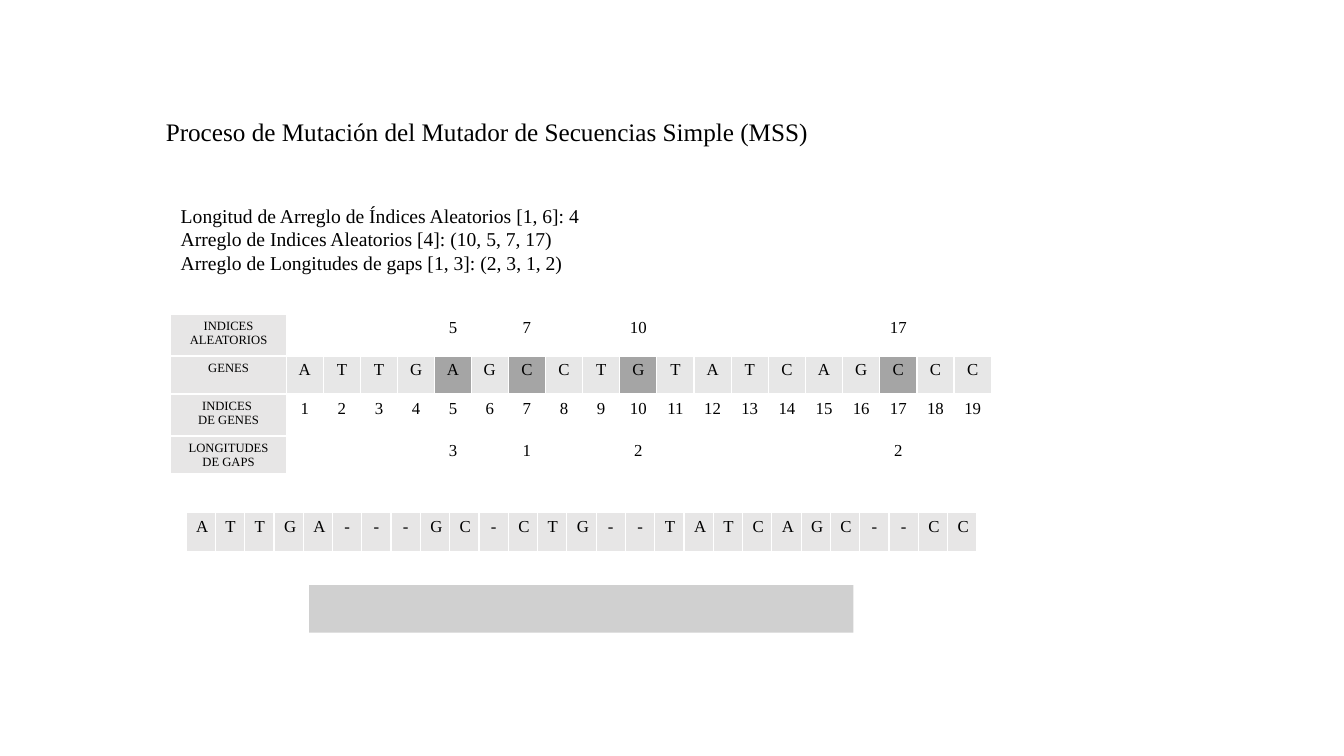
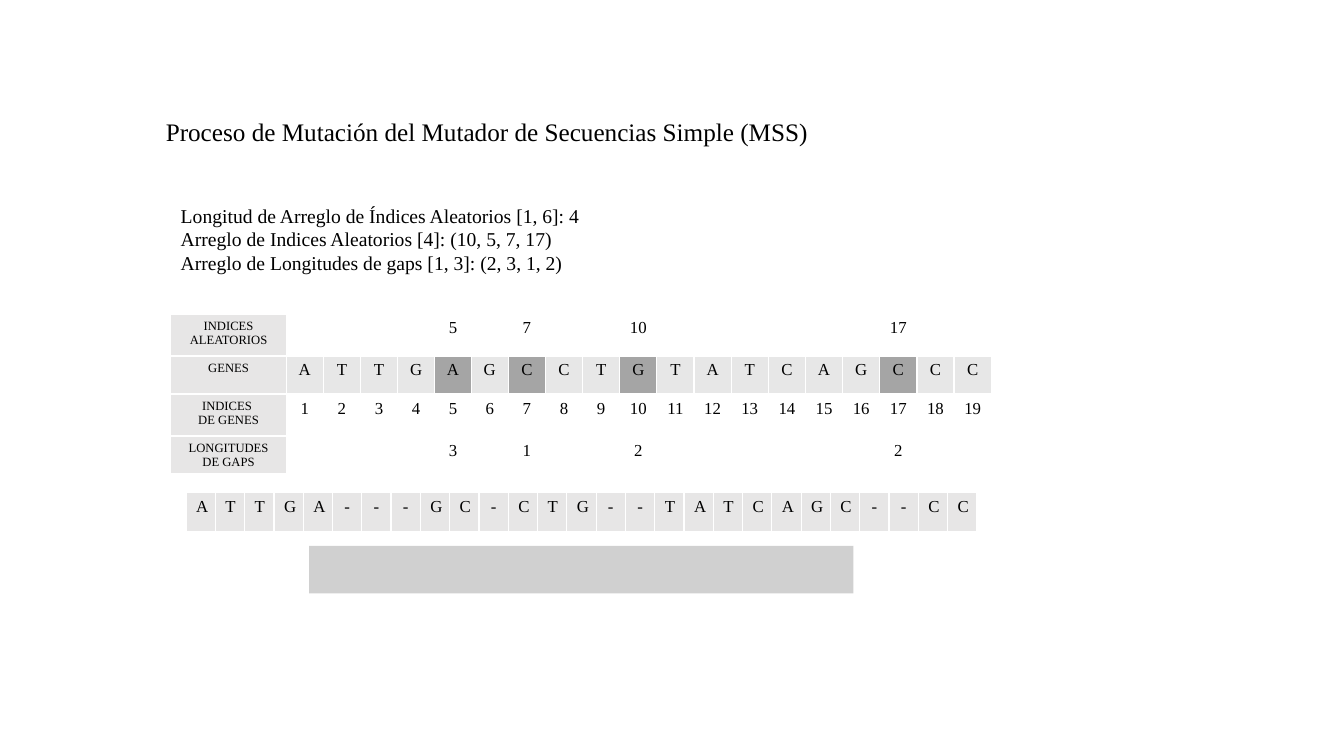
Before and after one commit to alanmenchaca/actm_algorithms, a slide deck: slide 2 of docu/mejoras/slides.pptx. Drawn at 1344x756 pixels with LibreOffice and Linux fonts; fonts in the diff are those of the drawing; grey boxes stand for pictures. Boxes give left, top, right and bottom in pixels: in the first picture for what was removed or moved away, otherwise in the second. Text is boxed around its words. In the diff, an @@ line names an element or a change of style, - is before the commit and + after.

```diff
--- a/docu/mejoras/slides.pptx
+++ b/docu/mejoras/slides.pptx
@@ table: place and size @@
-table at [187, 512, 976, 552]
+table at [187, 493, 976, 532]
@@ picture added at [310, 546, 854, 594] @@
@@ picture removed at [310, 585, 854, 632] @@
```
Also in this commit, not shown: 1 other slide changed, 2 other files.
